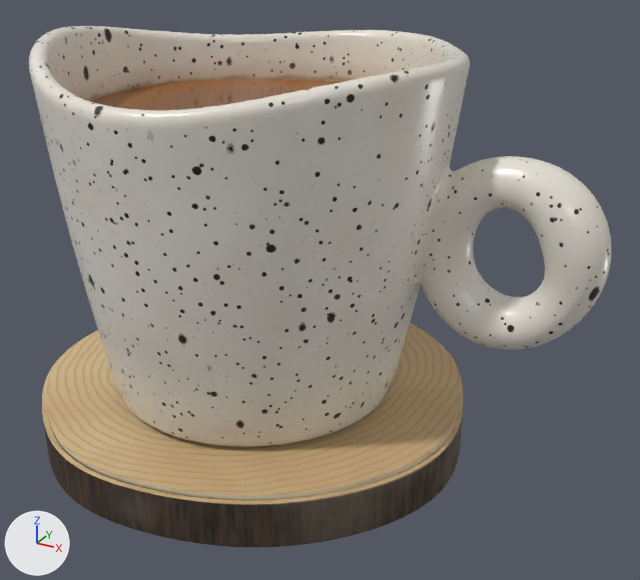
The Blender file components/mug/export/mug_source.blend: old version first, new version second.
Both versions are drawn from a camera (50 mm lens) standing at (0.1191, -0.1794, 0.1324) and looking at (0.021, -0.001, 0.0431). Lighting does not change. The marker at lower left points along +X, +Y and +Z. The picture after the commit comes second.

In view in the first picture: 'Mug_Body', 'Mug_Coaster', 'Mug_Coffee'.
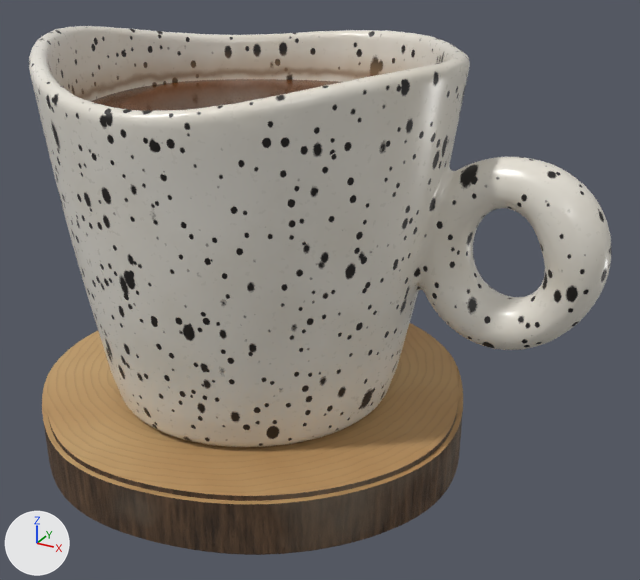
The newer file is also turned or shifted as a whole; pictures and numbers use the older file's frame.

What differs and where, as boxes [x1, y1, x2, y2] in the pictures (640 x 580 px; the box of a moved part takes in the faces that stretch with it):
'Mug_Body', surface changed, reshaped: [29, 26, 611, 447] in both
'Mug_Coaster', surface changed, recoloured, reshaped: before [42, 323, 463, 547]; after [42, 323, 463, 555]
'Mug_Coffee', recoloured: [91, 79, 341, 110] in both
part 2 of me_mug_coaster, moved or reshaped: before [135, 411, 463, 547]; after [149, 411, 463, 555]

The change, as a diff of the scene's bpy script:
```diff
--- a/components/mug/export/mug_source.blend.py
+++ b/components/mug/export/mug_source.blend.py
@@ mat_mug_speckledglaze @@
 # colours: white #efebe2, light grey #e0dacd, pale yellow #d9cfba, black #0c0907, brown #2e231b, brown #b9966c, brown #7d5834
+# settings of these nodes change
@@ mat_mug_crema @@
 n16 = _N.new('ShaderNodeValToRGB'); n16.name = 'Color Ramp'
 while len(n16.color_ramp.elements) > 1: n16.color_ramp.elements.remove(n16.color_ramp.elements[-1])
-n16.color_ramp.elements[0].position = 0.15; n16.color_ramp.elements[0].color = (0.195, 0.0685, 0.0137, 1.0)
-_e = n16.color_ramp.elements.new(0.55); _e.color = (0.292, 0.0999, 0.0137, 1.0)
-_e = n16.color_ramp.elements.new(0.95); _e.color = (0.392, 0.147, 0.0319, 1.0)
+n16.color_ramp.elements[0].position = 0.15; n16.color_ramp.elements[0].color = (0.0685, 0.0212, 0.00478, 1.0)
+_e = n16.color_ramp.elements.new(0.55); _e.color = (0.122, 0.0356, 0.00802, 1.0)
+_e = n16.color_ramp.elements.new(0.95); _e.color = (0.212, 0.0742, 0.016, 1.0)
 n17 = _N.new('ShaderNodeMath'); n17.name = 'Math.009'
@@ mat_mug_crema @@
 n24 = _N.new('ShaderNodeMath'); n24.name = 'Math.012'
 n24.operation = 'MULTIPLY'
-n24.inputs[1].default_value = 0.45  # 'Value'
+n24.inputs[1].default_value = 0.35  # 'Value'
 n25 = _N.new('ShaderNodeMix'); n25.name = 'Mix'
 n25.data_type = 'RGBA'
-n25.inputs[7].default_value = (0.584, 0.292, 0.0976, 1.0)  # 'B', orange #c99358
+n25.inputs[7].default_value = (0.323, 0.127, 0.0296, 1.0)  # 'B', brown #9a6430
 n26 = _N.new('ShaderNodeMath'); n26.name = 'Math.013'
@@ mat_mug_coaster_wood @@
 n16 = _N.new('ShaderNodeMapRange'); n16.name = 'Map Range'
-n16.inputs[1].default_value = 0.62  # 'From Min'
+n16.inputs[1].default_value = 0.7  # 'From Min'
 n16.inputs[2].default_value = 0.99  # 'From Max'
@@ mat_mug_coaster_wood @@
 n19 = _N.new('ShaderNodeMix'); n19.name = 'Mix'
 n19.data_type = 'RGBA'
-n19.inputs[6].default_value = (0.687, 0.521, 0.287, 1.0)  # 'A', beige #d8bf92
-n19.inputs[7].default_value = (0.552, 0.366, 0.175, 1.0)  # 'B', brown #c4a374
+n19.inputs[6].default_value = (0.584, 0.381, 0.168, 1.0)  # 'A', brown #c9a672
+n19.inputs[7].default_value = (0.456, 0.254, 0.0976, 1.0)  # 'B', orange #b48a58
 n20 = _N.new('ShaderNodeMath'); n20.name = 'Math.011'
 n20.operation = 'MULTIPLY'
-n20.inputs[1].default_value = 0.42  # 'Value'
+n20.inputs[1].default_value = 0.3  # 'Value'
 n21 = _N.new('ShaderNodeMix'); n21.name = 'Mix.001'
 n21.data_type = 'RGBA'
-n21.inputs[7].default_value = (0.323, 0.175, 0.0648, 1.0)  # 'B', brown #9a7448
+n21.inputs[7].default_value = (0.275, 0.144, 0.0513, 1.0)  # 'B', brown #8f6a40
 n22 = _N.new('ShaderNodeMapping'); n22.name = 'Mapping'
@@ mat_mug_coaster_bark @@
 n7 = _N.new('ShaderNodeValToRGB'); n7.name = 'Color Ramp'
 while len(n7.color_ramp.elements) > 1: n7.color_ramp.elements.remove(n7.color_ramp.elements[-1])
-n7.color_ramp.elements[0].position = 0.28; n7.color_ramp.elements[0].color = (0.0123, 0.0075, 0.00478, 1.0)
-_e = n7.color_ramp.elements.new(0.8); _e.color = (0.114, 0.0685, 0.0395, 1.0)
+n7.color_ramp.elements[0].position = 0.28; n7.color_ramp.elements[0].color = (0.0232, 0.0123, 0.00651, 1.0)
+_e = n7.color_ramp.elements.new(0.8); _e.color = (0.181, 0.0999, 0.0497, 1.0)
 n8 = _N.new('ShaderNodeMapRange'); n8.name = 'Map Range'
@@ mat_mug_coaster_bark @@
 n10 = _N.new('ShaderNodeMapRange'); n10.name = 'Map Range.001'
-n10.inputs[1].default_value = 0.0124  # 'From Min'
-n10.inputs[2].default_value = 0.0134  # 'From Max'
+n10.inputs[1].default_value = 0.0144  # 'From Min'
+n10.inputs[2].default_value = 0.0154  # 'From Max'
 n11 = _N.new('ShaderNodeMath'); n11.name = 'Math'
@@ me_mug_body @@
-me_mug_body.from_pydata(...)  # 16000 vertices, 23677 faces; spans x -0.0445..0.0891, y -0.0547..0.0484, z 0.0138..0.1047
+me_mug_body.from_pydata(...)  # 16000 vertices, 23631 faces; spans x -0.0445..0.0891, y -0.0546..0.0484, z 0.0137..0.1047
+# me_mug_body part 1: 223 vertices moved within x -0.0432..0.0891, y -0.0529..0.0447, z 0.0138..0.1046; 15112 vertices removed from x -0.0445..0.0891, y -0.0547..0.0484, z 0.0138..0.1047; 15112 vertices added at x -0.0445..0.0891, y -0.0546..0.0484, z 0.0137..0.1047
 me_mug_body.materials.append(mat_mug_speckledglaze)
@@ me_mug_coaster @@
-me_mug_coaster.from_pydata(...)  # 720 vertices, 602 faces; spans x -0.0573..0.0593, y -0.0569..0.0575, z 0.0..0.0145
+me_mug_coaster.from_pydata(...)  # 720 vertices, 602 faces; spans x -0.0573..0.0593, y -0.0569..0.0575, z -0.0021..0.0146
+# me_mug_coaster part 2: all 360 vertices in x -0.0573..0.0593, y -0.0569..0.0575, z 0.0..0.0013 are moved by (0.0, 0.0, -0.0021)
+# other edits to the shape of me_mug_coaster do not show in these pictures
 me_mug_coaster.materials.append(mat_mug_coaster_wood)
```
